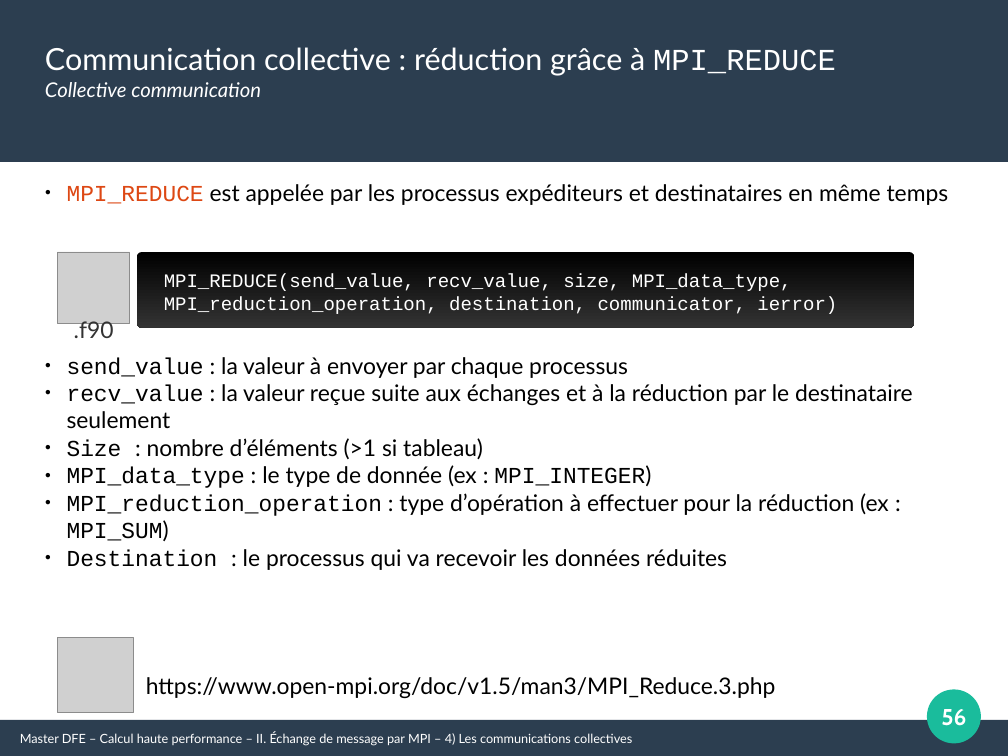
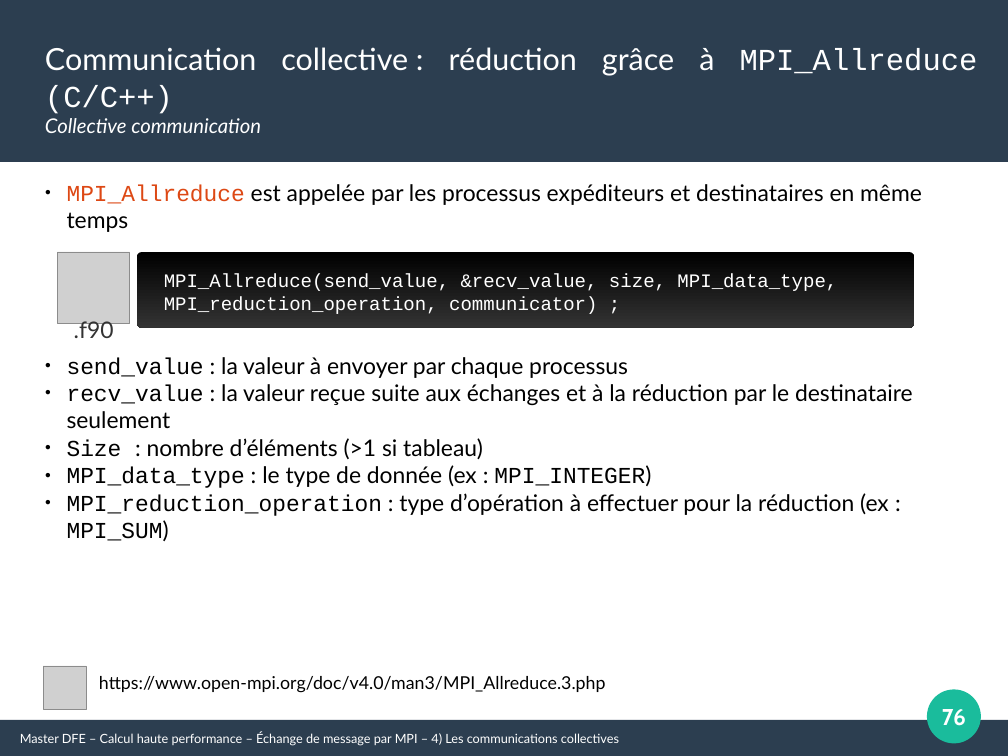
Before and after one commit to Maison-de-la-Simulation/HPC-DFE-Paris-Saclay, a slide deck: slide 76 of support/MPI.odp (slide 56 before the commit). Drawn at 1008x756 pixels with LibreOffice and Linux fonts; fonts in the diff are those of the drawing; grey boxes stand for pictures. Boxes give left, top, right and bottom in pixels: in the first picture for what was removed or moved away, otherwise in the second. Text is boxed around its words. In the diff, an @@ line names an element or a change of style, - is before the commit and + after.

Commit message:
- New MPI exercise for non-blocking communication - Update of the MPI course

```diff
--- a/support/MPI.odp
+++ b/support/MPI.odp
@@ text at bbox=[45, 47, 978, 114]: text changed @@
-Communication collective : réduction grâce à MPI_REDUCE
+Communication collective : réduction grâce à MPI_Allreduce (C/C++)
@@ text at bbox=[67, 184, 922, 232]: text changed @@
-● MPI_REDUCE est appelée par les processus expéditeurs et destinataires en même temps
+● MPI_Allreduce est appelée par les processus expéditeurs et destinataires en même temps
@@ text at bbox=[164, 274, 837, 314]: text changed @@
-MPI_REDUCE(send_value, recv_value, size, MPI_data_type, MPI_reduction_operation, destination, communicator, ierror)
+MPI_Allreduce(send_value, &recv_value, size, MPI_data_type, MPI_reduction_operation, communicator) ;
@@ text at bbox=[67, 549, 727, 570]: paragraph removed @@
-● Destination : le processus qui va recevoir les données réduites
@@ picture: place and size @@
-picture at bbox=[58, 638, 134, 713]
+picture at bbox=[43, 666, 86, 709]
@@ text at bbox=[99, 676, 606, 693]: text changed; size 18 to 14 pt @@
-https://www.open-mpi.org/doc/v1.5/man3/MPI_Reduce.3.php
+https://www.open-mpi.org/doc/v4.0/man3/MPI_Allreduce.3.php
@@ page number at bbox=[942, 709, 966, 726]: text changed @@
-56
+76
@@ text at bbox=[20, 732, 619, 746]: text changed @@
-Master DFE – Calcul haute performance – II. Échange de message par MPI – 4) Les communications collectives
+Master DFE – Calcul haute performance – Échange de message par MPI – 4) Les communications collectives
```
Also in this commit, not shown: 37 other slides changed, 17 slides added, 1 slide removed, 5 other files.
